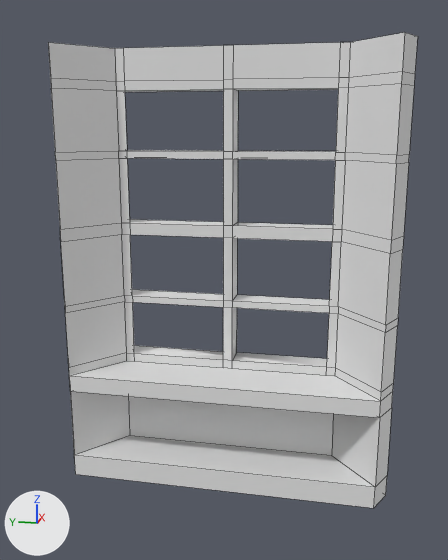
The FBX model Assets/Models/Window_01.fbx as it was, and as the next commit left it.
Before and after are seen from a 50 mm lens placed at (-8.26, -1.89, 2.3), pointed at (0.96, -0.04, 0.0). Lighting does not change. The marker at lower left points along +X, +Y and +Z. Mesh edges are drawn as thin lines. Where no turn or scale is listed for an object, it has been applied to the vertices.

The scene before the commit, as lines of its bpy script (objects in view):
```python
me_cube_004 = bpy.data.meshes.new('Cube.004')
me_cube_004.from_pydata(...)  # 210 vertices, 219 faces; spans x 0.0..1.24, y -2.7..2.7, z -3.5..3.5
# faces by material slot: [153, 33, 26, 2, 5]
me_cube_004.materials.append(mat_material_008)  # white #e7e7e7
me_cube_004.materials.append(mat_material_009)  # white #e7e7e7
me_cube_004.materials.append(mat_material_010)  # white #e7e7e7
me_cube_004.materials.append(mat_material_011)  # white #e7e7e7
me_cube_004.materials.append(mat_material_012)  # white #e7e7e7
ob_cube = bpy.data.objects.new('Cube', me_cube_004)
ob_cube.location = (0.66, 0.0, 0.0)
```
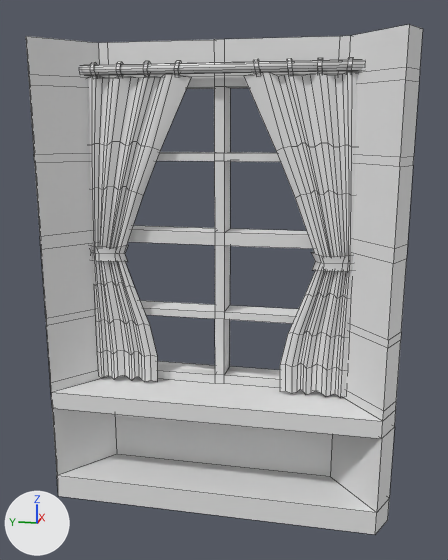
Location of each change, [x1, y1, x2, y2] in pixels of the pictures (448 x 560 px):
'Cube', reshaped, moved (7% wider, 7% taller)
    before: [48, 32, 418, 508]
    after: [26, 24, 423, 534]
part 1 of me_cube_004, added
    after: [81, 59, 363, 75]
part 2 of me_cube_004, added
    after: [88, 57, 357, 398]

Patch to the scene script:
```diff
--- a/Assets/Models/Window_01.fbx.py
+++ b/Assets/Models/Window_01.fbx.py
@@ mat_material_007 @@
+mat_material_007 = principled_material('Material.007')
+mat_material_007.base_color = (0.8, 0.8, 0.8)  # white #e7e7e7
+mat_material_007.roughness = 0.553
@@ mat_material_016 @@
+mat_material_016 = principled_material('Material.016')
+mat_material_016.base_color = (0.8, 0.8, 0.8)  # white #e7e7e7
+mat_material_016.roughness = 0.553
@@ me_cube_004 @@
 # used by ob_cube; location = (0.66, 0.0, 0.0)
-me_cube_004.from_pydata(...)  # 210 vertices, 219 faces; spans x 0.0..1.24, y -2.7..2.7, z -3.5..3.5
+me_cube_004.from_pydata(...)  # 624 vertices, 537 faces; spans x 0.0..1.24, y -2.7..2.7, z -3.5..3.5
+# me_cube_004 part 1: a new loose piece, a 12-sided cylinder along y spanning x 0.61..0.75, y -2.02..2.02, z 3.04..3.18, in mat_material_010 (white #e7e7e7)
+# me_cube_004 part 2: 388 vertices added at x 0.54..0.79, y -2.04..2.04, z -1.66..3.21
 me_cube_004.materials.append(mat_material_008)
@@ me_cube_004 @@
 me_cube_004.materials.append(mat_material_012)
+me_cube_004.materials.append(mat_material_007)  # white #e7e7e7
+me_cube_004.materials.append(mat_material_016)  # white #e7e7e7
@@ ob_cube @@
 ob_cube = bpy.data.objects.new('Cube', me_cube_004)
-ob_cube.location = (0.66, 0.0, 0.0)
+ob_cube.location = (0.0, 0.0, 0.0)
```
